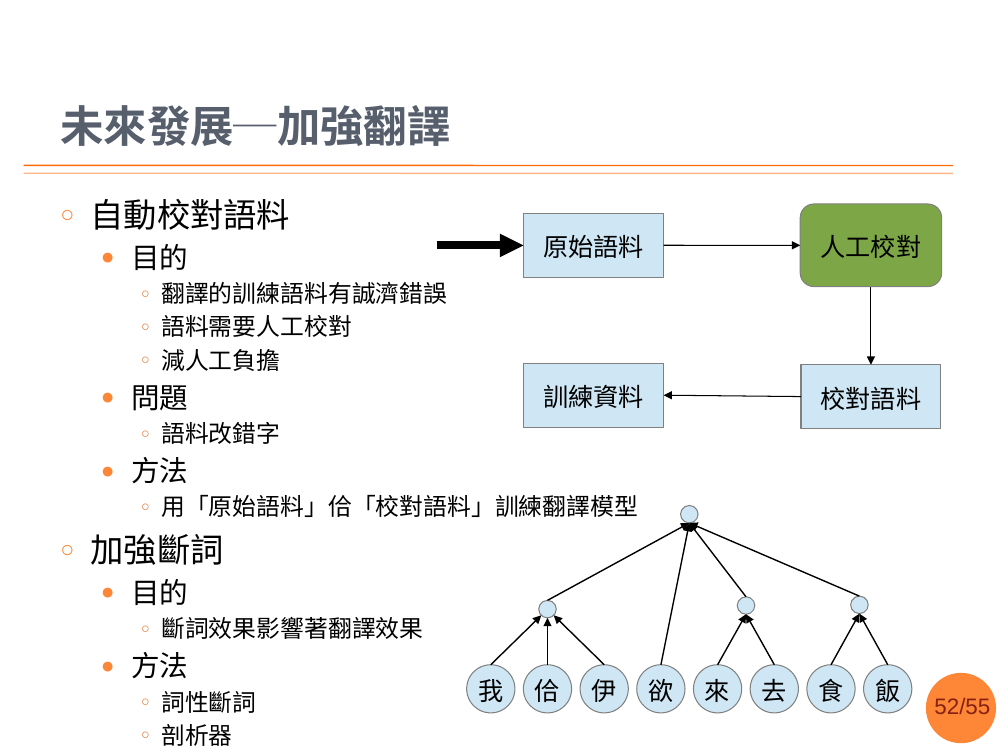
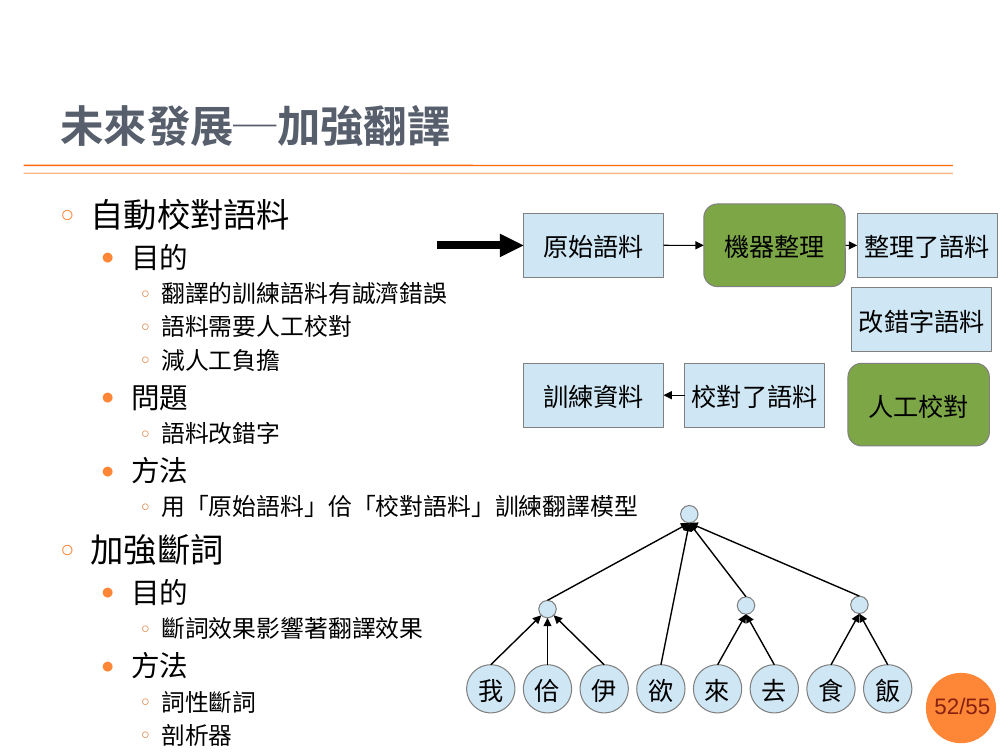
Before and after one commit to sih4sing5hong5/po3-ko3_tau5-iann2-phinn3, a slide deck: slide 52 of 翻譯報告.pptx. Drawn at 1008x756 pixels with LibreOffice and Linux fonts; fonts in the diff are those of the drawing; background and template pictures are left out. Boxes give left, top, right and bottom in pixels: in the first picture for what was removed or moved away, otherwise in the second. Text is boxed around its words. In the diff, an @@ line names an element or a change of style, - is before the commit and + after.

```diff
--- a/翻譯報告.pptx
+++ b/翻譯報告.pptx
@@ rounded rectangle added at (704, 204, 845, 286), fill #7DA647, outline #808080 0.75 pt, 18 pt, text #000000 @@
+機器整理
@@ rectangle added at (857, 214, 997, 277), fill #CFE7F5, outline #808080 0.75 pt, 18 pt, text #000000 @@
+整理了語料
@@ arrow moved from (663, 245) - (800, 245) to (663, 245) - (704, 245) @@
@@ arrow moved from (871, 286) - (871, 365) to (846, 245) - (857, 245) @@
@@ rectangle added at (852, 288, 992, 352), fill #CFE7F5, outline #808080 0.75 pt, 18 pt, text #000000 @@
+改錯字語料
@@ rectangle "校對了語料": place and size @@
-rectangle "校對了語料" at (801, 365, 941, 428)
+rectangle "校對了語料" at (684, 363, 825, 426)
@@ text in rectangle at (692, 384, 818, 408): text changed @@
-校對語料
+校對了語料
@@ rounded rectangle "人工校對": place and size @@
-rounded rectangle "人工校對" at (800, 204, 941, 286)
+rounded rectangle "人工校對" at (848, 363, 989, 446)
@@ arrow moved from (801, 396) - (663, 395) to (684, 395) - (663, 395) @@
```
Also in this commit, not shown: 4 other slides changed, 1 other file.
